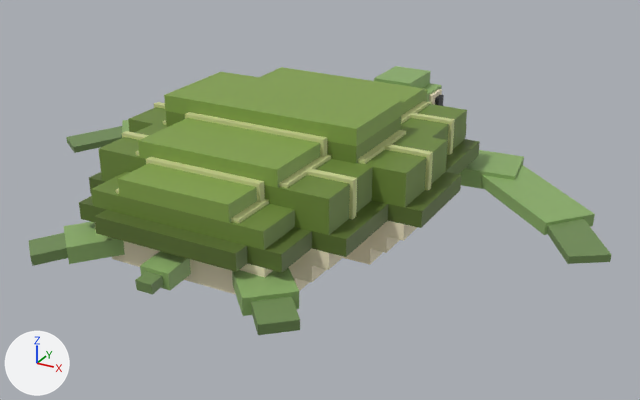
Before and after pictures for a commit that changed the glTF model art/creatures/SeaTurtle/game/SeaTurtle.glb.
Rendered twice from a 50 mm camera at (10.67, -18.96, 7.9) aimed at (0.48, -0.42, -1.37). Every picture has the same lights, and +X, +Y and +Z are marked at lower left. The older version comes first. Where no turn or scale is listed for an object, it has been applied to the vertices. Vertices at exactly the same position are counted once.

The first picture shows 'FlipBL', 'FlipBR', 'FlipFL', 'FlipFR', 'Head', 'Shell'.
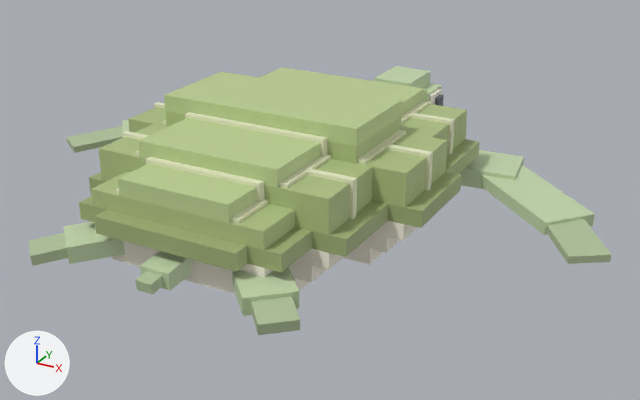
The change, as a diff of the scene's bpy script:
```diff
--- a/art/creatures/SeaTurtle/game/SeaTurtle.glb.py
+++ b/art/creatures/SeaTurtle/game/SeaTurtle.glb.py
@@ me_shell @@
 me_shell.from_pydata(...)  # 457 vertices, 604 faces; spans x -4.2..4.2, y -5.49..5.6, z -1.2..2.0
+# me_shell part 1: 148 faces centred in x -3.8..3.8, y -4.4..4.8, z -1.2..-0.13 are repainted in the vertex colours; the middle colour goes from beige #f3e9c8 to white #faf5e5
+# me_shell part 2: 144 faces centred in x -3.88..3.88, y -4.32..4.72, z 0.61..1.68 are repainted in the vertex colours; the middle colour goes from yellow #cdd494 to pale yellow #e8ebc8
+# me_shell part 3: 86 faces centred in x -3.8..3.8, y -4.4..4.8, z 0.53..1.47 are repainted in the vertex colours; the middle colour goes from green #6f8a3c to green #b0c285
+# me_shell part 4: 110 faces centred in x -4.2..4.2, y -4.8..5.2, z 0.0..0.4 are repainted in the vertex colours; the middle colour goes from dark green #596e30 to green #a0af78
+# me_shell part 5: 116 faces centred in x -3.4..3.4, y -5.48..5.6, z -0.8..2.0 are repainted in the vertex colours; the middle colour goes from green #718d55 to greyish green #b2c49c
 me_shell.materials.append(mat_defaultmaterial)
@@ me_flipbl @@
 me_flipbl.from_pydata(...)  # 16 vertices, 22 faces; spans x -1.66..0.93, y -1.92..0.75, z -0.28..0.2
+# me_flipbl part 6: 12 faces centred in x -0.97..0.65, y -1.21..0.49, z -0.25..0.17 are repainted in the vertex colours; the middle colour goes from green #8db06a to green #c4d8ad
+# me_flipbl part 7: 10 faces centred in x -1.46..-0.55, y -1.73..-0.81, z -0.25..0.03 are repainted in the vertex colours; the middle colour goes from green #718d55 to greyish green #b2c49c
 me_flipbl.materials.append(mat_defaultmaterial_001)
@@ me_flipbr @@
 me_flipbr.from_pydata(...)  # 16 vertices, 22 faces; spans x -0.93..1.66, y -1.92..0.75, z -0.28..0.2
+# me_flipbr part 8: 12 faces centred in x -0.66..0.98, y -1.21..0.49, z -0.25..0.17 are repainted in the vertex colours; the middle colour goes from green #8db06a to green #c4d8ad
+# me_flipbr part 9: 10 faces centred in x 0.56..1.46, y -1.73..-0.81, z -0.25..0.03 are repainted in the vertex colours; the middle colour goes from green #718d55 to greyish green #b2c49c
 me_flipbr.materials.append(mat_defaultmaterial_002)
@@ me_flipfl @@
 me_flipfl.from_pydata(...)  # 24 vertices, 32 faces; spans x -5.12..0.84, y -3.47..1.15, z -0.35..0.24
+# me_flipfl part 10: 22 faces centred in x -4.06..0.76, y -1.97..1.02, z -0.3..0.21 are repainted in the vertex colours; the middle colour goes from green #8db06a to green #c4d8ad
+# me_flipfl part 11: 10 faces centred in x -4.85..-3.55, y -3.29..-1.79, z -0.32..-0.1 are repainted in the vertex colours; the middle colour goes from green #718d55 to greyish green #b2c49c
 me_flipfl.materials.append(mat_defaultmaterial_003)
@@ me_flipfr @@
 me_flipfr.from_pydata(...)  # 24 vertices, 32 faces; spans x -0.84..5.12, y -3.47..1.15, z -0.35..0.24
+# me_flipfr part 12: 22 faces centred in x -0.75..4.07, y -1.97..1.02, z -0.3..0.21 are repainted in the vertex colours; the middle colour goes from green #8db06a to green #c4d8ad
+# me_flipfr part 13: 10 faces centred in x 3.55..4.85, y -3.29..-1.78, z -0.32..-0.1 are repainted in the vertex colours; the middle colour goes from green #718d55 to greyish green #b2c49c
 me_flipfr.materials.append(mat_defaultmaterial_004)
@@ me_head @@
 me_head.from_pydata(...)  # 84 vertices, 120 faces; spans x -1.24..1.24, y -0.4..3.0, z -0.8..0.8
+# me_head part 14: 48 faces centred in x -1.12..1.12, y 0.0..2.8, z -0.8..0.34 are repainted in the vertex colours; the middle colour goes from beige #f3e9c8 to white #faf5e5
+# me_head part 15: 42 faces centred in x -1.0..1.0, y 0.0..3.0, z -0.39..0.8 are repainted in the vertex colours; the middle colour goes from green #8db06a to green #c4d8ad
+# me_head part 16: 20 faces centred in x -1.24..1.24, y 1.58..1.98, z -0.16..0.22 are repainted in the vertex colours; the middle colour goes from black #1e2226 to dark grey #60666c
 me_head.materials.append(mat_defaultmaterial_005)
```

Location of each change, [x1, y1, x2, y2] in pixels of the pictures (640 x 400 px):
part 1 of me_shell, recoloured (beige to white)
    both: [95, 221, 417, 295]
part 2 of me_shell, recoloured
    both: [115, 101, 455, 223]
part 3 of me_shell, recoloured (lighter)
    both: [91, 75, 467, 250]
part 4 of me_shell, recoloured (dark green to green)
    both: [79, 132, 480, 273]
part 5 of me_shell, recoloured (green to greyish green)
    both: [118, 67, 427, 295]
part 6 of me_flipbl, recoloured (lighter)
    both: [64, 222, 125, 264]
part 7 of me_flipbl, recoloured (green to greyish green)
    both: [29, 233, 68, 266]
part 8 of me_flipbr, recoloured (lighter)
    both: [232, 267, 299, 316]
part 9 of me_flipbr, recoloured (green to greyish green)
    both: [251, 296, 300, 335]
part 10 of me_flipfl, recoloured
    both: [122, 120, 129, 133]
part 11 of me_flipfl, recoloured (green to greyish green)
    both: [66, 126, 122, 153]
part 12 of me_flipfr, recoloured (lighter)
    both: [459, 150, 595, 235]
part 13 of me_flipfr, recoloured (green to greyish green)
    both: [547, 219, 611, 264]
part 14 of me_head, recoloured
    both: [429, 89, 442, 105]
part 15 of me_head, recoloured (lighter)
    both: [374, 66, 442, 102]
part 16 of me_head, recoloured
    both: [435, 95, 444, 106]
